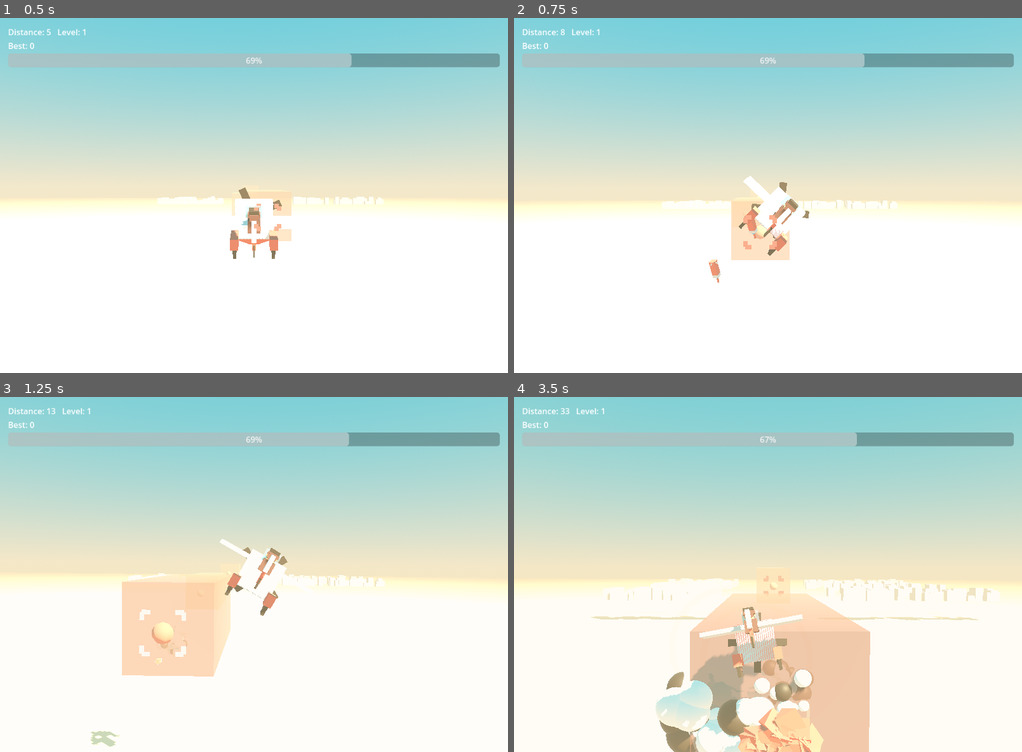
Above: before the commit, frames 1-4 (two rows, left to right).
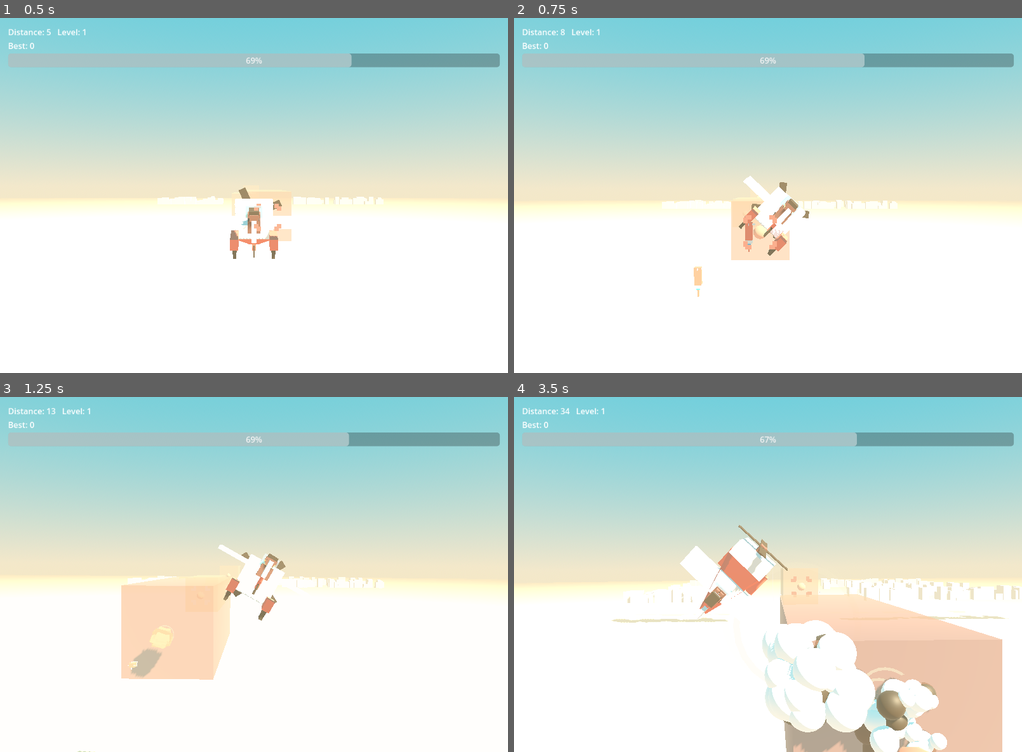
Above: after the commit, the same moments.

Repository: weathermanho/supercent
Game: Godot game, scene res://scenes/Main.tscn
Same seed, same stepped clock (60 frames per second), same inputs: the game is played once before the commit and once after it.
Inputs (mouse positions are in pixels of both pictures, inside the frame that each line leads up to):
- Up to frame 1 (0.5 s): no input
- Up to frame 2 (0.75 s): move the mouse to (879, 177) at 0.52 s; hold Right mouse button (fire_missle) from 0.53 s (still down); click (879, 177) at 0.67 s
- Up to frame 3 (1.25 s): keep holding Right mouse button (fire_missle)
- Up to frame 4 (3.5 s): move the mouse to (666, 592) at 1.27 s; release Right mouse button (fire_missle) at 1.28 s; right-click (666, 592) at 1.35 s; click (666, 592) at 1.42 s; move the mouse to (818, 496) at 2.02 s; hold Right mouse button (fire_missle) 2.03-2.78 s; click (818, 496) at 2.17 s; move the mouse to (742, 645) at 2.77 s; right-click (742, 645) at 2.85 s; click (742, 645) at 2.92 s

Frame 1 is identical in both runs. In frame 2, 0.3% of the frame differs, in the area x 35-48%, y 56-79%; in frame 3, 2.0%; in frame 4, 25%, in the area x 10-100%, y 3-100%.

Commit message:
fix(missile): clean vertical free-fall on launch, then boost to target
The launch mixed a downward eject with a forward push + inherited velocity, so
the missile curved forward as it fell — physically odd. Now it free-falls
straight down out of the fuselage (no forward, no inherited velocity); the
booster then ignites and flies/homes to the target. Fan shots drop in slightly
spread lanes instead of stacking.

Co-Authored-By: Claude Opus 4.7 <noreply@anthropic.com>

Diff:
--- a/godot_project/scripts/GameConfig.gd
+++ b/godot_project/scripts/GameConfig.gd
@@ -89,15 +89,16 @@
 var best_distance: int = 0
 
 # Missile tuning (moved out of Missle.gd so it can be tweaked at runtime).
-# Two-phase flight: the missile is first DROPPED below the plane (gentle forward
-# + strong downward eject), then the booster lights and it homes at the target.
-var missile_initial_forward_speed: float = 70.0   # gentle forward push during the drop
-var missile_initial_drop_speed: float = 150.0     # strong downward eject so it visibly falls below the plane
-var missile_drop_gravity: float = 220.0       # extra downward pull during the drop phase
+# Two-phase flight: the missile FREE-FALLS straight down out of the fuselage
+# (no forward component), then the booster lights and it flies/homes to the
+# target. forward_speed is 0 so the drop is purely vertical (not a forward arc).
+var missile_initial_forward_speed: float = 0.0    # no forward push — pure vertical drop
+var missile_initial_drop_speed: float = 70.0      # initial downward kick out of the bay
+var missile_drop_gravity: float = 320.0       # gravity accelerates the free-fall
 var missile_boost_gravity: float = 60.0       # mild gravity once boosting (unlocked shots)
-var missile_boost_accel: float = 1100.0       # homing strength for normal targets
+var missile_boost_accel: float = 1400.0       # homing strength for normal targets
 var missile_max_speed: float = 2200.0
-var missile_drop_duration: float = 0.24       # visible drop before the booster ignites
+var missile_drop_duration: float = 0.22       # free-fall time before the booster ignites
 var missile_scale_stage1: float = 0.22
 var missile_scale_stage2: float = 0.38
 var missile_scale_stage3: float = 0.6
--- a/godot_project/scripts/Main.gd
+++ b/godot_project/scripts/Main.gd
@@ -321,7 +321,9 @@
 func _spawn_missle(yaw_offset_deg: float) -> void:
 	var m: Node3D = MissleScene.instantiate()
 	add_child(m); _missles.append(m)
-	m.position = airplane.position + Vector3(40.0, 0.0, 0.0)
+	# Drop point under the fuselage; fan shots are spread laterally (z) so they
+	# fall in slightly different lanes instead of stacking.
+	m.position = airplane.position + Vector3(10.0, -8.0, yaw_offset_deg * 1.5)
 
 	# Set scale per current weapon stage.
 	match GameConfig.weapon_stage:
@@ -329,16 +331,11 @@
 		2: m.missile_scale = GameConfig.missile_scale_stage2
 		_: m.missile_scale = GameConfig.missile_scale_stage3
 
-	# Two-phase launch: EJECT the missile downward (+ a gentle forward push) so it
-	# visibly drops below the plane first; the booster (Missle.step) then ignites
-	# and homes onto the locked target. We do NOT aim at the target on launch —
-	# the drop comes first. Fan spread (yaw) is applied to the forward push.
-	var tgt: Node3D = _find_missle_target()
-	var fwd: Vector3 = Vector3.RIGHT.rotated(Vector3.UP, deg_to_rad(yaw_offset_deg))
-	m.velocity = fwd * GameConfig.missile_initial_forward_speed \
-		+ Vector3.DOWN * GameConfig.missile_initial_drop_speed \
-		+ airplane.estimated_velocity * 0.15
-	m.target = tgt
+	# Pure vertical free-fall on launch (no forward, no inherited velocity) so the
+	# missile drops straight out of the fuselage; the booster (Missle.step) then
+	# ignites and flies/homes to the target. The drop comes first, cleanly.
+	m.velocity = Vector3.DOWN * GameConfig.missile_initial_drop_speed
+	m.target = _find_missle_target()
 
 
 ## The target the player is "pointing at": the nearest one ahead (giants only
